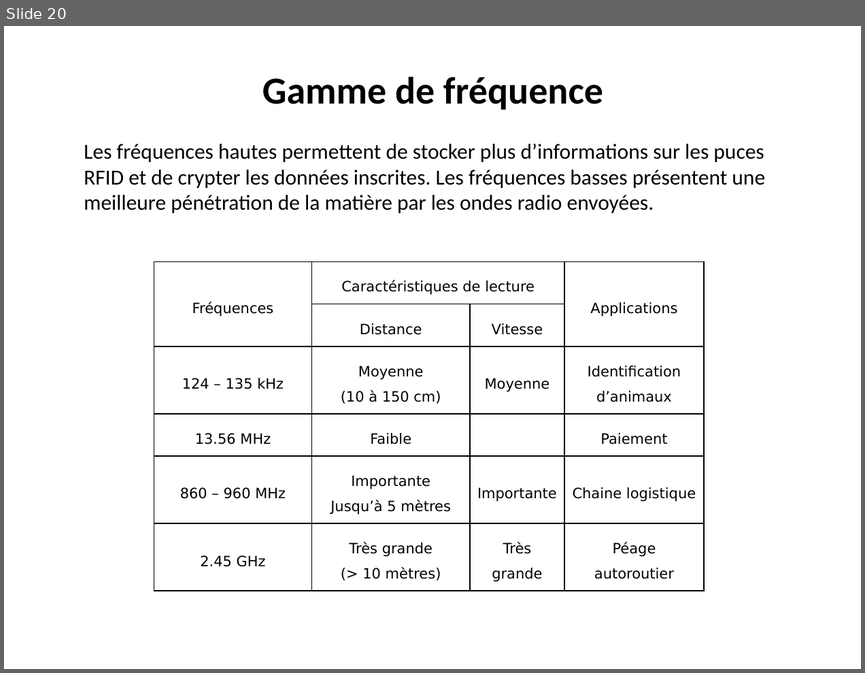
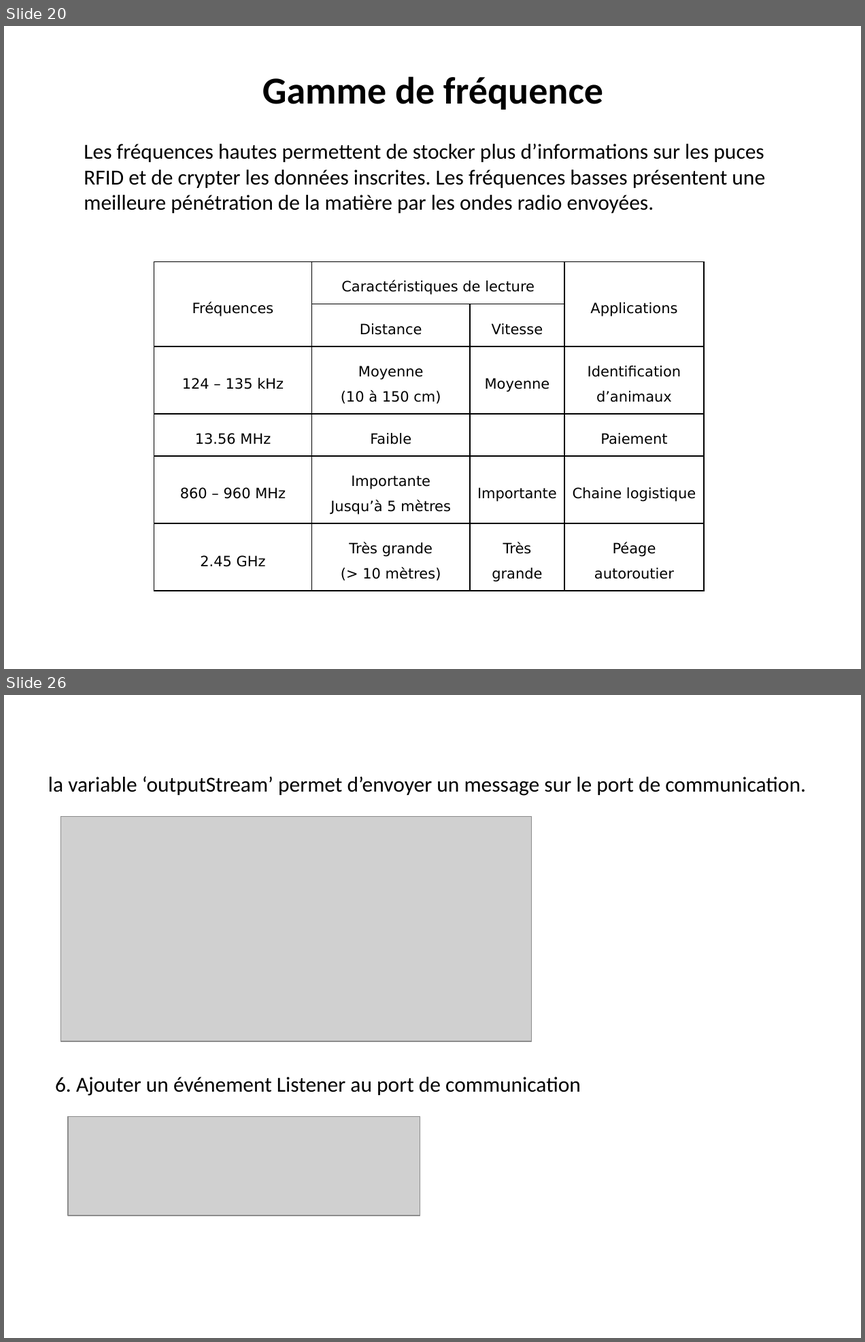
Before and after one commit to adeiry/RFID, a slide deck: RFID.pptx. Shown one above the other, each under a label of ours: slide 20 before the commit, slides 20 and 26 after it; the slides between them are not shown. The pictures are 865x673 and 865x1342 pixels, drawn with LibreOffice and Linux fonts; fonts in the diff are those of the drawing; grey boxes stand for pictures. Boxes give left, top, right and bottom in pixels: in the first picture for what was removed or moved away, otherwise in the second. Text is boxed around its words. In the diff, an @@ line names an element or a change of style, - is before the commit and + after.

```diff
--- a/RFID.pptx
+++ b/RFID.pptx
@@ slide 26 added at (4, 695, 861, 1338), background #FFFFFF @@
@@ text added at (48, 776, 806, 796), 18 pt, text #000000 @@
+la variable ‘outputStream’ permet d’envoyer un message sur le port de communication.
@@ picture added at (60, 817, 531, 1041) @@
@@ text added at (55, 1076, 581, 1096), 18 pt, text #000000 @@
+6. Ajouter un événement Listener au port de communication
@@ picture added at (68, 1117, 419, 1216) @@
```
Also in this commit, not shown: 6 other slides added.
